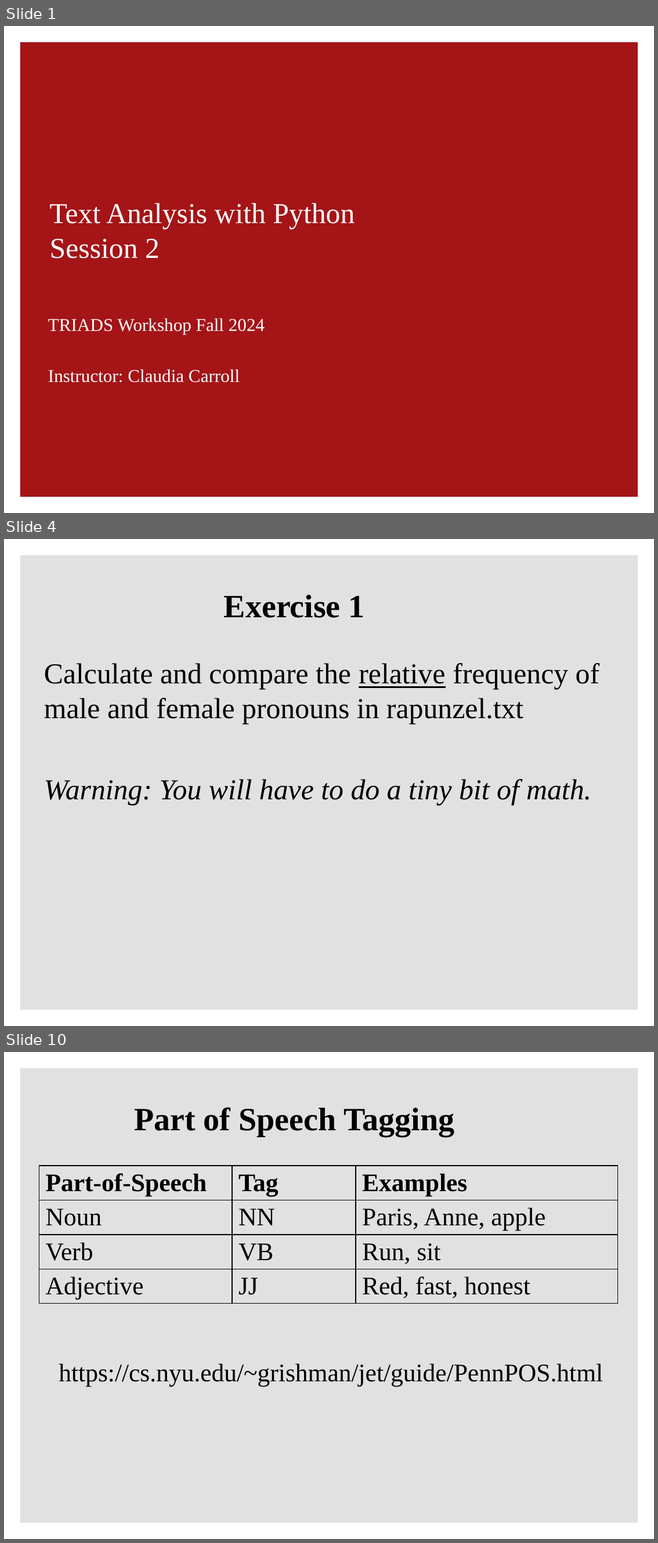
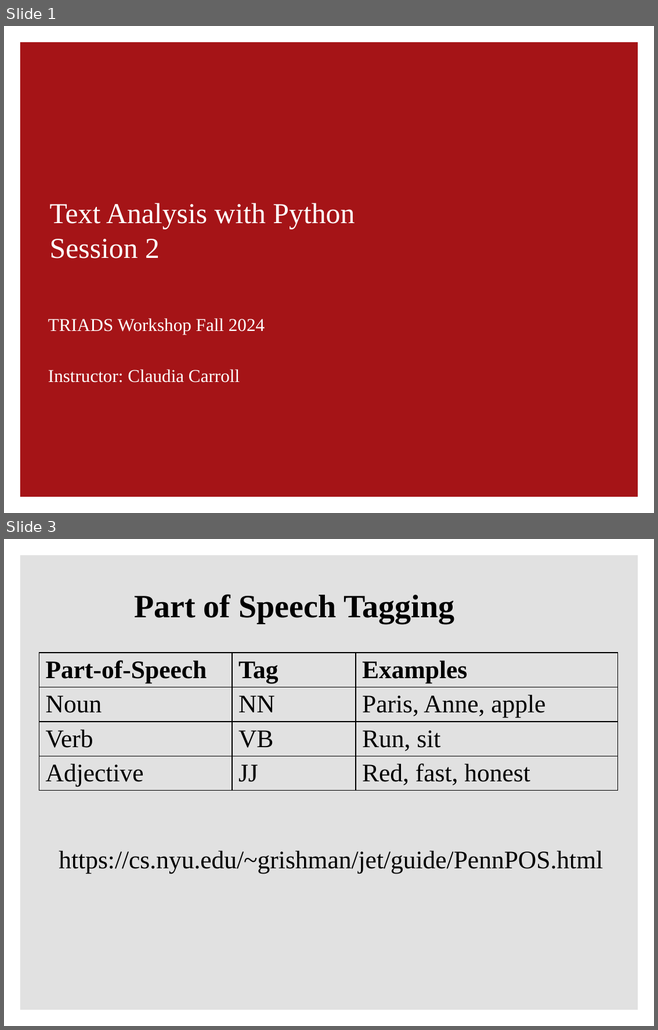
Before and after one commit to ClaudiaECarroll/intro_text_analysis, a slide deck: 2_bag_of_words/text_analysis_2.pptx. Shown one above the other, each under a label of ours: slides 1, 4 and 10 before the commit, slides 1 and 3 after it; the slides between them are not shown. The pictures are 658x1543 and 658x1030 pixels, drawn with LibreOffice and Linux fonts; fonts in the diff are those of the drawing; background and template pictures are left out. Boxes give left, top, right and bottom in pixels: in the first picture for what was removed or moved away, otherwise in the second. Text is boxed around its words. In the diff, an @@ line names an element or a change of style, - is before the commit and + after.

Commit message:
updating with new practice exercises

```diff
--- a/2_bag_of_words/text_analysis_2.pptx
+++ b/2_bag_of_words/text_analysis_2.pptx
@@ slide 4 removed at bbox=[4, 539, 654, 1026], background #FFFFFF; not listed: 1 template element that a slide beside it also shows @@
@@ title removed at bbox=[224, 595, 365, 618] @@
-Exercise 1
@@ text removed at bbox=[44, 663, 599, 805] @@
-Calculate and compare the relative frequency of male and female pronouns in rapunzel.txt
-Warning: You will have to do a tiny bit of math.
@@ what was slide 10 is now slide 3 @@
```
Also in this commit, not shown: 2 slides changed, 2 slides added, 7 other slides removed, 6 other files.
